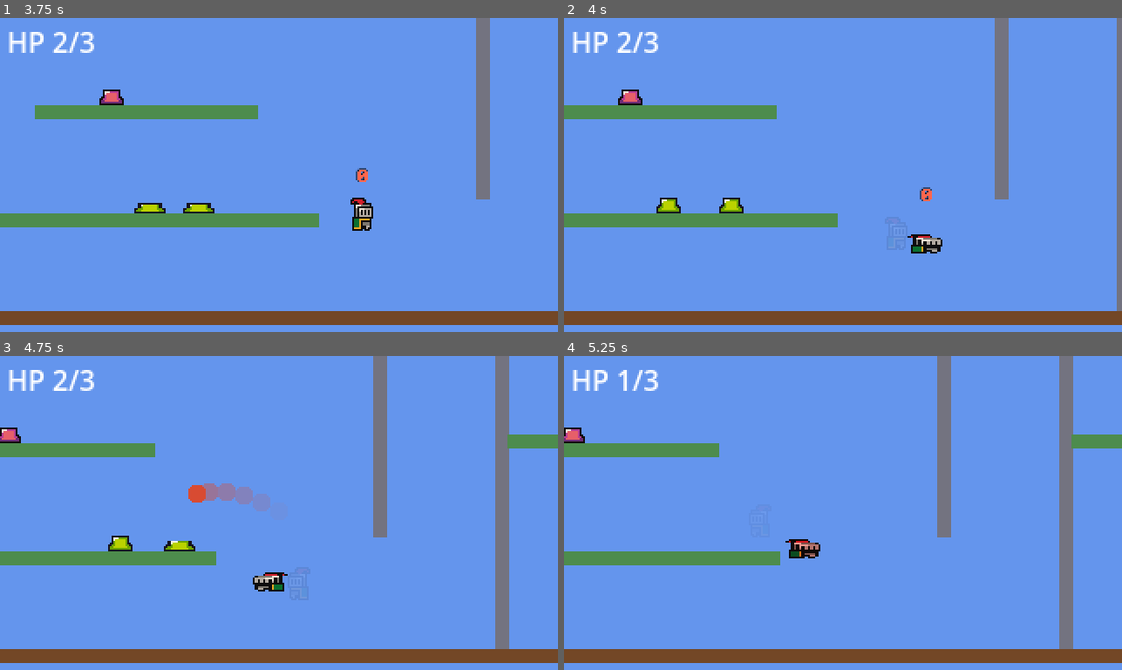
Above: before the commit, frames 1-4 (two rows, left to right).
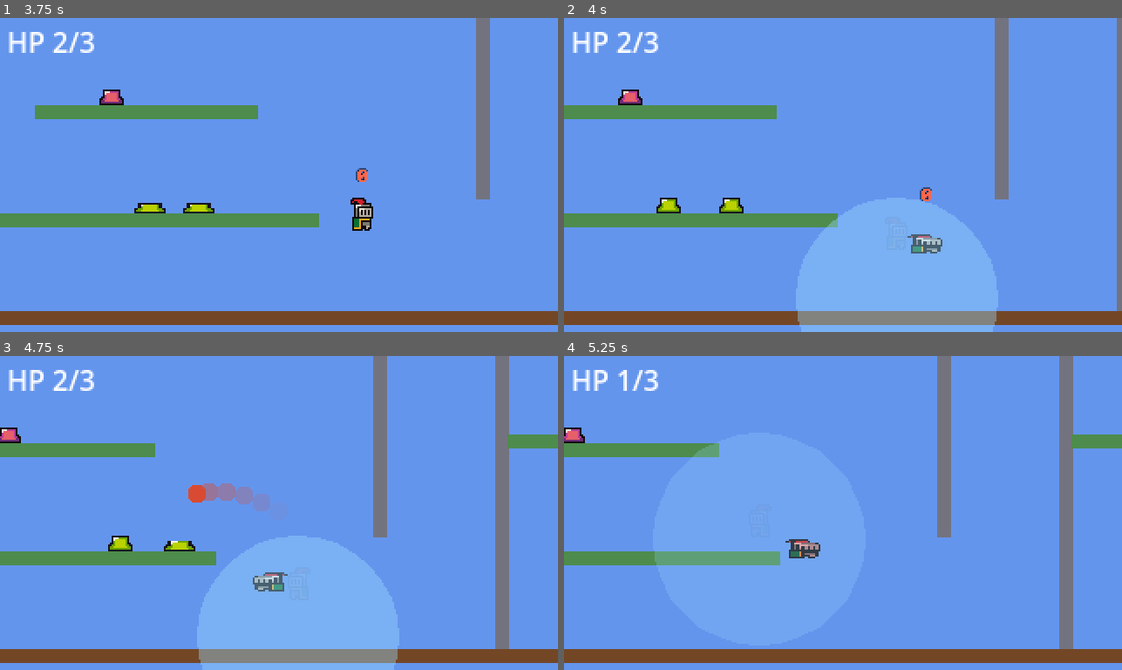
Above: after the commit, the same moments.

Repository: SolutionsByCarson/ScratchPad
Game: Godot game, scene res://scenes/main.tscn
The game is run twice, just before and just after one commit, with the same random seed, the same clock (stepped at 60 frames per second) and the same inputs.
Inputs:
- Up to frame 1 (3.75 s): hold S (slam) 0.53-1.28 s; hold D (move_right) 0.53-2.03 s; tap Space (jump) at 0.77, 1.52, 3.02 s; tap Shift (dash) at 1.35 s; tap S (slam) at 1.55, 2.85 s; hold A (move_left) 2.03-2.78 s; hold S (slam) 2.03-2.78 s; tap J (shoot) at 2.1 s; hold D (move_right) from 2.78 s (still down); hold H (swing) from 3.53 s (still down)
- Up to frame 2 (4 s): keep holding D (move_right); keep holding H (swing); tap Space (jump) at 3.77 s; tap S (slam) at 3.8 s
- Up to frame 3 (4.75 s): release D (move_right) at 4.28 s; release H (swing) at 4.28 s; hold A (move_left) from 4.28 s (still down); tap K (throw) at 4.35 s; tap Space (jump) at 4.52 s; tap S (slam) at 4.55 s
- Up to frame 4 (5.25 s): release A (move_left) at 5.03 s; hold D (move_right) from 5.03 s (still down); hold S (slam) from 5.03 s (still down)

Frame 1 is identical in both runs. In frame 2, 13% of the frame differs, in the area x 41-78%, y 57-100%; in frame 3, 13%; in frame 4, 1.4%.

Commit message:
Slam: bigger sphere AOE (36→56) so airborne enemies above/beside the player get caught by the knockback + damage. Pale-blue shockwave ring spawns at landing point and scales out to SLAM_RADIUS over 0.28s for visible feedback. Damage reduced 4→2.

Diff:
--- a/scripts/player.gd
+++ b/scripts/player.gd
@@ -51,10 +51,13 @@
 # Ground slam — Down/S in the air
 # ---------------------------------------------------------------------------
 const SLAM_SPEED := 500.0           # Forced downward velocity once slamming.
-const SLAM_RADIUS := 36.0           # AOE radius for slam damage/knockback on landing.
+const SLAM_RADIUS := 56.0           # Sphere AOE radius — reaches airborne enemies above + beside.
 const SLAM_LAND_DURATION := 0.18    # How long the slam-landing squash visual holds.
-const SLAM_DAMAGE := 4              # Damage dealt to each enemy in radius on landing.
+const SLAM_DAMAGE := 2              # Damage dealt to each enemy in radius on landing.
 const SLAM_KNOCKBACK := 160.0       # Radial knockback magnitude on landing (half of bat).
+const SLAM_RING_DURATION := 0.28    # Visual impact ring expansion time.
+const SLAM_RING_COLOR := Color(0.6, 0.85, 1.0, 0.7)  # Pale-blue shockwave color.
+const SLAM_RING_SEGMENTS := 32
 
 # ---------------------------------------------------------------------------
 # Sprite scaling (squash & stretch) + afterimages
@@ -905,10 +908,13 @@
 # ============================================================================
 
 func _do_slam_damage() -> void:
+	_spawn_slam_ring()
 	for enemy in get_tree().get_nodes_in_group("enemy"):
 		if enemy is Node2D:
 			var e: Node2D = enemy
 			var to_enemy: Vector2 = e.global_position - global_position
+			# Sphere AOE: Euclidean distance, so airborne enemies above the
+			# player are picked up the same as enemies to the side.
 			if to_enemy.length() <= SLAM_RADIUS:
 				# Direction from player to enemy. If overlapping, fall back to
 				# a forward+slightly-up vector so the enemy still gets shoved.
@@ -923,3 +929,30 @@
 					e.take_damage(SLAM_DAMAGE)
 				else:
 					e.queue_free()
+
+
+# Pale-blue shockwave ring that snaps out to SLAM_RADIUS over SLAM_RING_DURATION,
+# then fades. Parented to our parent so it stays at the impact point even
+# though the player keeps moving.
+func _spawn_slam_ring() -> void:
+	var parent := get_parent()
+	if parent == null:
+		return
+	var pts: PackedVector2Array = []
+	for i in range(SLAM_RING_SEGMENTS):
+		var a: float = TAU * float(i) / float(SLAM_RING_SEGMENTS)
+		pts.append(Vector2(cos(a), sin(a)) * SLAM_RADIUS)
+	var ring := Polygon2D.new()
+	ring.polygon = pts
+	ring.color = SLAM_RING_COLOR
+	ring.scale = Vector2(0.05, 0.05)
+	ring.z_index = 5
+	parent.add_child(ring)
+	ring.global_position = global_position
+
+	var scale_tw := ring.create_tween()
+	scale_tw.tween_property(ring, "scale", Vector2.ONE, SLAM_RING_DURATION) \
+		.set_trans(Tween.TRANS_BACK).set_ease(Tween.EASE_OUT)
+	var fade_tw := ring.create_tween()
+	fade_tw.tween_property(ring, "modulate:a", 0.0, SLAM_RING_DURATION)
+	fade_tw.tween_callback(ring.queue_free)
